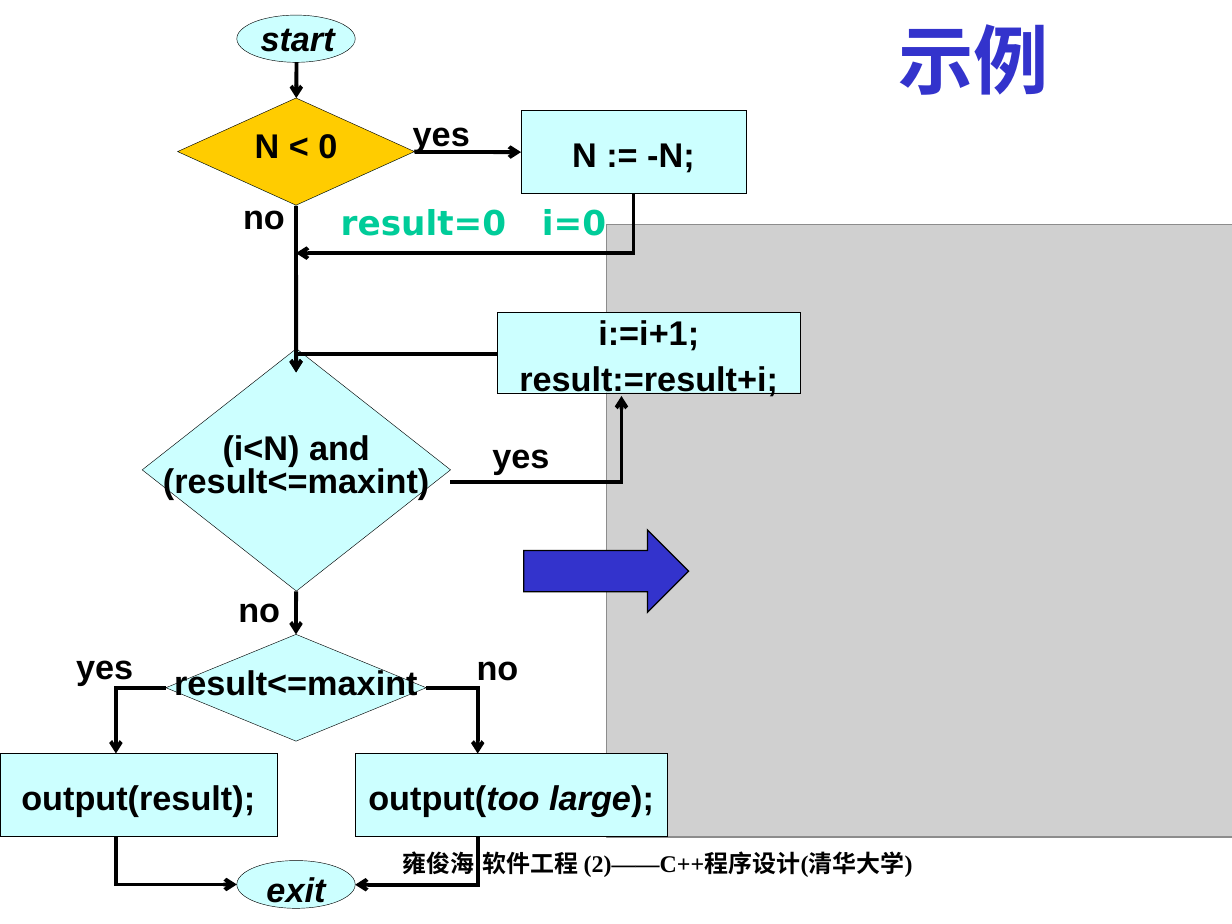
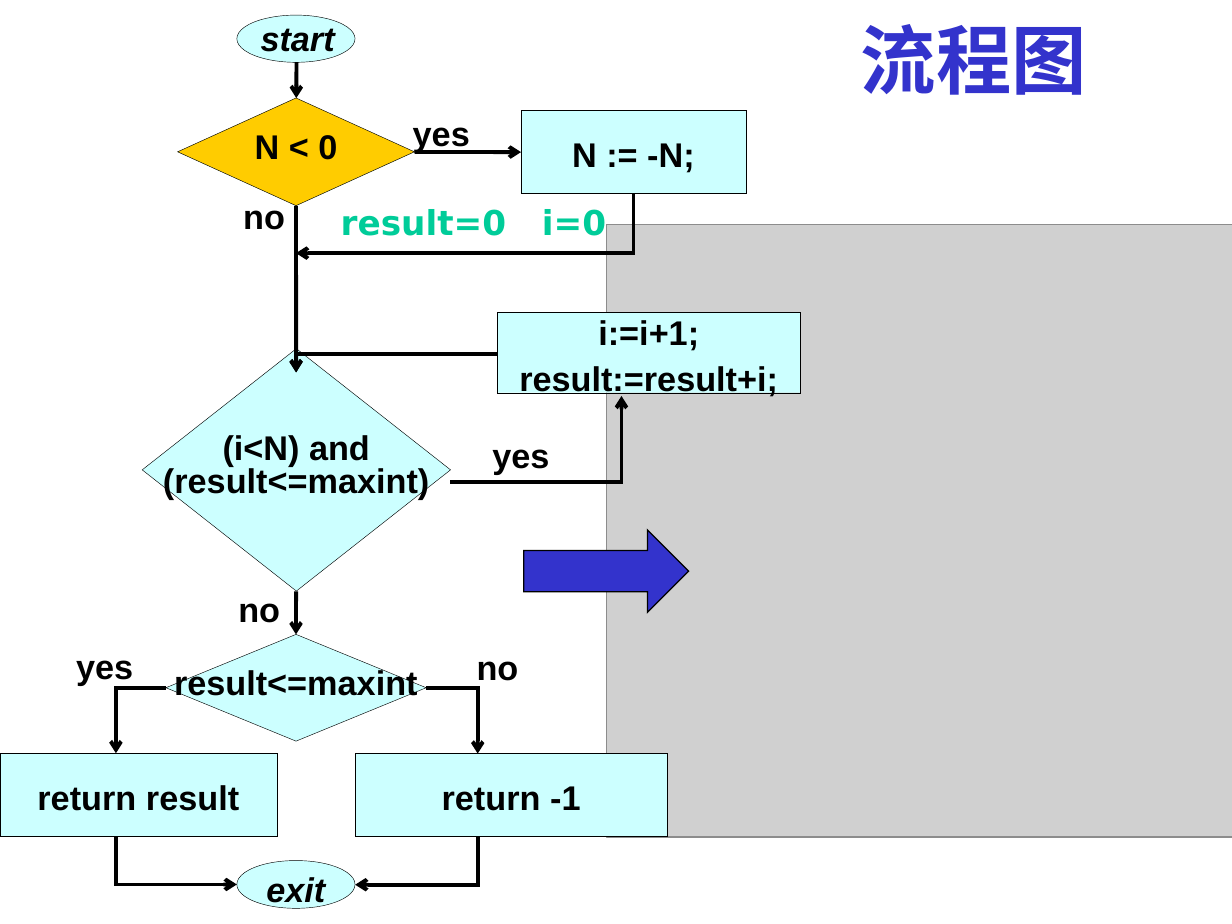
Before and after one commit to Moirai7/GTestLite, a slide deck: slide 68 of 第14讲_程序调试与验证.ppt (slide 15 before the commit). Drawn at 1232x924 pixels with LibreOffice and Linux fonts; fonts in the diff are those of the drawing; grey boxes stand for pictures. Boxes give left, top, right and bottom in pixels: in the first picture for what was removed or moved away, otherwise in the second. Text is boxed around its words. In the diff, an @@ line names an element or a change of style, - is before the commit and + after.

```diff
--- a/第14讲_程序调试与验证.ppt
+++ b/第14讲_程序调试与验证.ppt
@@ title at (861,24,1087,95): text changed @@
-示例
+流程图
@@ text in rectangle at (37,785,239,811): text changed @@
-output(result);
+return result
@@ text in rectangle at (442,786,580,811): text changed @@
-output(too large);
+return -1
@@ text removed at (402,847,913,878) @@
-雍俊海:软件工程 (2)——C++程序设计(清华大学)
```
Also in this commit, not shown: 30 other slides changed, 50 slides added, 3 slides removed, 20 other files.
